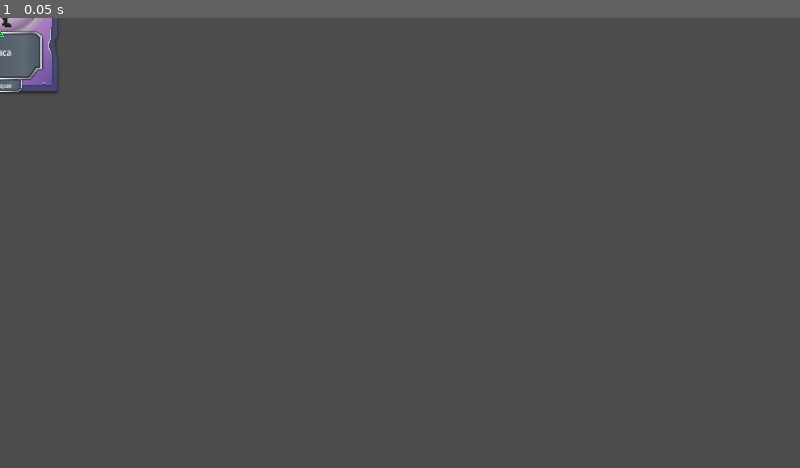
Above: before the commit, frame 1.
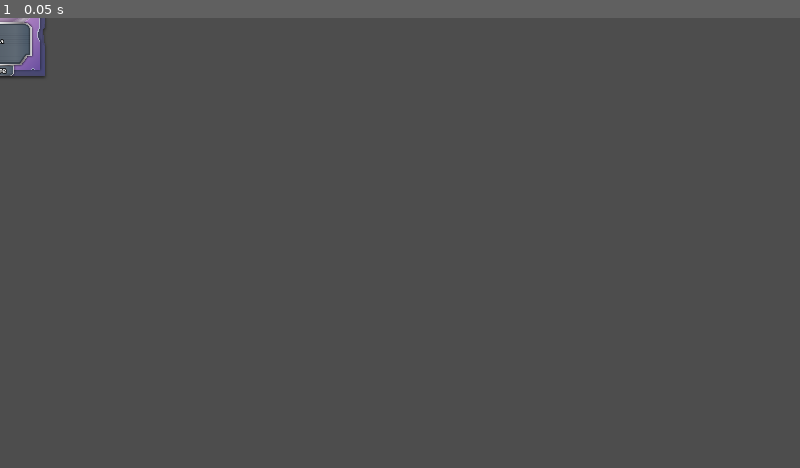
Above: after the commit, the same moment.

Repository: diemissonlima/card-adventure
Game: Godot game, scene res://scenes/cards/ataque_1.tscn
Same seed, same stepped clock (60 frames per second), same inputs: the game is played once before the commit and once after it. The project has no main scene, so this scene is started directly.
Inputs:
- Up to frame 1 (0.05 s): no input

The runs differ from the first frame. In frame 1, 0.9% of the frame differs, in the area x 0-8%, y 0-17%.

Commit message:
criado o deck base do player

Diff:
--- a/project.godot
+++ b/project.godot
@@ -10,7 +10,7 @@
 
 [application]
 
-config/name="New Game Project"
+config/name="CardAdventure"
 config/features=PackedStringArray("4.3", "GL Compatibility")
 config/icon="res://icon.svg"
 
@@ -20,5 +20,6 @@
 
 [rendering]
 
+textures/canvas_textures/default_texture_filter=0
 renderer/rendering_method="gl_compatibility"
 renderer/rendering_method.mobile="gl_compatibility"
--- a/scenes/cards/ataque_1.tscn
+++ b/scenes/cards/ataque_1.tscn
@@ -2,24 +2,32 @@
 
 [ext_resource type="PackedScene" uid="uid://bjekvwsvl0b1h" path="res://scenes/cards/card_base.tscn" id="1_b3av0"]
 [ext_resource type="Texture2D" uid="uid://biktkbg7nnsp5" path="res://assets/Card Sprites/Minion/Alternate (3).png" id="2_odeio"]
-[ext_resource type="Texture2D" uid="uid://wjj3dk433ne2" path="res://assets/1.png" id="3_6ueas"]
+[ext_resource type="Texture2D" uid="uid://br2f0nihrdnvf" path="res://assets/Card Sprites/images/sword1.png" id="3_c162c"]
 [ext_resource type="Texture2D" uid="uid://cnb511x6opq0" path="res://assets/Card Sprites/_Rarity/rarity (1).png" id="4_v8rol"]
 
 [node name="Ataque1" instance=ExtResource("1_b3av0")]
+custom_minimum_size = Vector2(180, 230)
 
 [node name="Background" parent="." index="0"]
+custom_minimum_size = Vector2(180, 230)
 texture = ExtResource("2_odeio")
 
 [node name="Cost" parent="Background/Cost" index="0"]
 text = "1"
 
-[node name="Sprite" parent="Background/CardBg" index="0"]
-texture = ExtResource("3_6ueas")
+[node name="Sprite" parent="Background" index="2"]
+offset_left = -79.0
+offset_top = -101.0
+offset_right = 73.0
+offset_bottom = 31.0
+texture = ExtResource("3_c162c")
 
 [node name="Name" parent="Background/BoxName" index="0"]
-text = "Golem"
-horizontal_alignment = 1
-vertical_alignment = 1
+offset_left = -26.0
+offset_top = -15.5
+offset_right = 30.0
+offset_bottom = 1.5
+text = "Sword"
 
 [node name="Type" parent="Background/Type" index="0"]
 text = "Ataque"
--- a/scenes/cards/ataque_2.tscn
+++ b/scenes/cards/ataque_2.tscn
@@ -2,7 +2,7 @@
 
 [ext_resource type="PackedScene" uid="uid://bjekvwsvl0b1h" path="res://scenes/cards/card_base.tscn" id="1_gk5e3"]
 [ext_resource type="Texture2D" uid="uid://biktkbg7nnsp5" path="res://assets/Card Sprites/Minion/Alternate (3).png" id="2_ge78t"]
-[ext_resource type="Texture2D" uid="uid://wjj3dk433ne2" path="res://assets/1.png" id="3_26jhx"]
+[ext_resource type="Texture2D" uid="uid://dum7t1y0br321" path="res://assets/Card Sprites/images/sword2.png" id="3_sm4oy"]
 [ext_resource type="Texture2D" uid="uid://cnb511x6opq0" path="res://assets/Card Sprites/_Rarity/rarity (1).png" id="4_jggya"]
 
 [node name="Ataque2" instance=ExtResource("1_gk5e3")]
@@ -13,11 +13,15 @@
 [node name="Cost" parent="Background/Cost" index="0"]
 text = "2"
 
-[node name="Sprite" parent="Background/CardBg" index="0"]
-texture = ExtResource("3_26jhx")
+[node name="Sprite" parent="Background" index="1"]
+texture = ExtResource("3_sm4oy")
 
 [node name="Name" parent="Background/BoxName" index="0"]
-text = "Golem"
+offset_left = -26.0
+offset_top = -15.5
+offset_right = 30.0
+offset_bottom = 1.5
+text = "Sword"
 
 [node name="Type" parent="Background/Type" index="0"]
 text = "Ataque"
--- /dev/null
+++ b/scenes/cards/card_base.gdshader
@@ -0,0 +1,12 @@
+shader_type canvas_item;
+
+void fragment() {
+    vec2 uv = UV - vec2(0.5); // centraliza o UV no centro
+    float dist = length(uv);
+
+    if (dist > 0.5) {
+        discard; // remove os pixels fora do círculo
+    }
+
+    COLOR = texture(TEXTURE, UV);
+}
--- a/scenes/cards/card_base.tscn
+++ b/scenes/cards/card_base.tscn
@@ -1,28 +1,44 @@
-[gd_scene load_steps=11 format=3 uid="uid://bjekvwsvl0b1h"]
+[gd_scene load_steps=14 format=3 uid="uid://bjekvwsvl0b1h"]
 
 [ext_resource type="Texture2D" uid="uid://r6w31d608bf3" path="res://assets/Card Sprites/Minion/minion (1).png" id="1_27dmq"]
 [ext_resource type="Texture2D" uid="uid://bt5eyb6ngcxic" path="res://assets/Card Sprites/Minion/minion (5).png" id="2_0ircm"]
 [ext_resource type="Texture2D" uid="uid://crj4co0h4s6wb" path="res://assets/Card Sprites/Minion/minion (7).png" id="2_ng1q8"]
+[ext_resource type="FontFile" uid="uid://cbvsmohw8mlwd" path="res://assets/font/njo_14.ttf" id="3_sev07"]
+[ext_resource type="Shader" path="res://scenes/cards/card_base.gdshader" id="4_gyndk"]
 [ext_resource type="Texture2D" uid="uid://cj57vys2hswus" path="res://assets/Card Sprites/Minion/minion (6).png" id="4_wkwiu"]
 [ext_resource type="Texture2D" uid="uid://csde01y82clmp" path="res://assets/Card Sprites/Minion/minion (2).png" id="5_lddxl"]
 [ext_resource type="Texture2D" uid="uid://boj36dh0anhjr" path="res://assets/Card Sprites/Minion/minion (3).png" id="6_2wc1b"]
 
 [sub_resource type="LabelSettings" id="LabelSettings_u6666"]
 line_spacing = 0.0
-font_size = 12
-
-[sub_resource type="LabelSettings" id="LabelSettings_uivak"]
-font_size = 10
+font = ExtResource("3_sev07")
+outline_size = 4
+outline_color = Color(0, 0, 0, 1)
+
+[sub_resource type="ShaderMaterial" id="ShaderMaterial_2r8ly"]
+shader = ExtResource("4_gyndk")
+
+[sub_resource type="LabelSettings" id="LabelSettings_darwe"]
+font = ExtResource("3_sev07")
+outline_size = 4
+outline_color = Color(0, 0, 0, 1)
 
 [sub_resource type="LabelSettings" id="LabelSettings_1iluj"]
 line_spacing = 0.0
-font_size = 10
+font = ExtResource("3_sev07")
+font_size = 12
+outline_size = 4
+outline_color = Color(0, 0, 0, 1)
 
 [sub_resource type="LabelSettings" id="LabelSettings_e2in4"]
 line_spacing = 0.0
+font = ExtResource("3_sev07")
 font_size = 12
+outline_size = 4
+outline_color = Color(0, 0, 0, 1)
 
 [node name="CardBase" type="Control"]
+custom_minimum_size = Vector2(180, 230)
 layout_mode = 3
 anchors_preset = 15
 anchor_right = 1.0
@@ -33,8 +49,10 @@
 offset_bottom = -533.0
 grow_horizontal = 2
 grow_vertical = 2
+scale = Vector2(0.9, 0.9)
 
 [node name="Background" type="TextureRect" parent="."]
+custom_minimum_size = Vector2(180, 230)
 layout_mode = 1
 anchors_preset = 15
 anchor_right = 1.0
@@ -59,14 +77,17 @@
 
 [node name="Cost" type="Label" parent="Background/Cost"]
 layout_mode = 1
-anchors_preset = 5
-anchor_left = 0.5
-anchor_right = 0.5
-offset_left = -20.0
-offset_top = 1.0
-offset_right = 20.0
-offset_bottom = 24.0
-grow_horizontal = 2
+anchors_preset = 8
+anchor_left = 0.5
+anchor_top = 0.5
+anchor_right = 0.5
+anchor_bottom = 0.5
+offset_left = -3.0
+offset_top = -18.5
+offset_right = 3.0
+offset_bottom = -1.5
+grow_horizontal = 2
+grow_vertical = 2
 label_settings = SubResource("LabelSettings_u6666")
 horizontal_alignment = 1
 vertical_alignment = 1
@@ -78,16 +99,17 @@
 anchor_top = 0.5
 anchor_right = 0.5
 anchor_bottom = 0.5
-offset_left = -73.0
-offset_top = -95.0
-offset_right = 72.0
-offset_bottom = 32.0
+offset_left = -79.0
+offset_top = -102.0
+offset_right = 80.0
+offset_bottom = 36.0
 grow_horizontal = 2
 grow_vertical = 2
 texture = ExtResource("2_0ircm")
 expand_mode = 1
 
-[node name="Sprite" type="TextureRect" parent="Background/CardBg"]
+[node name="Sprite" type="TextureRect" parent="Background"]
+material = SubResource("ShaderMaterial_2r8ly")
 custom_minimum_size = Vector2(80, 80)
 layout_mode = 1
 anchors_preset = 8
@@ -95,14 +117,13 @@
 anchor_top = 0.5
 anchor_right = 0.5
 anchor_bottom = 0.5
-offset_left = -67.5
-offset_top = -61.0
-offset_right = 67.5
-offset_bottom = 57.0
-grow_horizontal = 2
-grow_vertical = 2
-expand_mode = 1
-stretch_mode = 5
+offset_left = -77.0
+offset_top = -99.0
+offset_right = 75.0
+offset_bottom = 33.0
+grow_horizontal = 2
+grow_vertical = 2
+expand_mode = 1
 
 [node name="BoxName" type="TextureRect" parent="Background"]
 layout_mode = 0
@@ -120,12 +141,13 @@
 anchor_top = 0.5
 anchor_right = 0.5
 anchor_bottom = 0.5
-offset_left = -16.0
-offset_top = -14.0
-offset_right = 16.0
-grow_horizontal = 2
-grow_vertical = 2
-label_settings = SubResource("LabelSettings_uivak")
+offset_left = -24.0
+offset_top = -16.5
+offset_right = 28.0
+offset_bottom = 0.5
+grow_horizontal = 2
+grow_vertical = 2
+label_settings = SubResource("LabelSettings_darwe")
 horizontal_alignment = 1
 vertical_alignment = 1
 
@@ -136,9 +158,9 @@
 anchor_top = 1.0
 anchor_right = 0.5
 anchor_bottom = 1.0
-offset_left = -52.0
+offset_left = -58.0
 offset_top = -50.0
-offset_right = 51.0
+offset_right = 54.0
 offset_bottom = 13.0
 grow_horizontal = 2
 grow_vertical = 0
@@ -152,9 +174,9 @@
 anchor_top = 0.5
 anchor_right = 0.5
 anchor_bottom = 0.5
-offset_left = -17.0
+offset_left = -23.0
 offset_top = -7.0
-offset_right = 17.0
+offset_right = 23.0
 offset_bottom = 7.0
 grow_horizontal = 2
 grow_vertical = 2
--- a/scenes/cards/defesa_1.tscn
+++ b/scenes/cards/defesa_1.tscn
@@ -2,7 +2,7 @@
 
 [ext_resource type="PackedScene" uid="uid://bjekvwsvl0b1h" path="res://scenes/cards/card_base.tscn" id="1_vmf6x"]
 [ext_resource type="Texture2D" uid="uid://7srifpev2ue2" path="res://assets/Card Sprites/Minion/Alternate (2).png" id="2_5cci1"]
-[ext_resource type="Texture2D" uid="uid://wjj3dk433ne2" path="res://assets/1.png" id="3_l27c8"]
+[ext_resource type="Texture2D" uid="uid://b01ndeeun3a61" path="res://assets/Card Sprites/images/shield1.png" id="3_145ag"]
 [ext_resource type="Texture2D" uid="uid://cnb511x6opq0" path="res://assets/Card Sprites/_Rarity/rarity (1).png" id="4_jvdxq"]
 
 [node name="Defesa1" instance=ExtResource("1_vmf6x")]
@@ -13,11 +13,11 @@
 [node name="Cost" parent="Background/Cost" index="0"]
 text = "1"
 
-[node name="Sprite" parent="Background/CardBg" index="0"]
-texture = ExtResource("3_l27c8")
+[node name="Sprite" parent="Background" index="2"]
+texture = ExtResource("3_145ag")
 
 [node name="Name" parent="Background/BoxName" index="0"]
-text = "Golem"
+text = "Shield"
 
 [node name="Type" parent="Background/Type" index="0"]
 text = "Defesa"
--- /dev/null
+++ b/scenes/cards/teste.tscn
@@ -0,0 +1,5 @@
+[gd_scene load_steps=2 format=3 uid="uid://cw1auk6kv46af"]
+
+[ext_resource type="PackedScene" uid="uid://bjekvwsvl0b1h" path="res://scenes/cards/card_base.tscn" id="1_gsv0o"]
+
+[node name="TESTE" instance=ExtResource("1_gsv0o")]
--- a/scenes/cards/utilidade_1.tscn
+++ b/scenes/cards/utilidade_1.tscn
@@ -2,7 +2,7 @@
 
 [ext_resource type="PackedScene" uid="uid://bjekvwsvl0b1h" path="res://scenes/cards/card_base.tscn" id="1_i2uh1"]
 [ext_resource type="Texture2D" uid="uid://wqqma8eb720y" path="res://assets/Card Sprites/Minion/Alternate (1).png" id="2_d573p"]
-[ext_resource type="Texture2D" uid="uid://wjj3dk433ne2" path="res://assets/1.png" id="3_1t5bq"]
+[ext_resource type="Texture2D" uid="uid://byxalfwtbesqh" path="res://assets/Card Sprites/images/potionGreen.png" id="3_dk7qc"]
 [ext_resource type="Texture2D" uid="uid://cnb511x6opq0" path="res://assets/Card Sprites/_Rarity/rarity (1).png" id="4_v8480"]
 
 [node name="Utilidade1" instance=ExtResource("1_i2uh1")]
@@ -13,11 +13,11 @@
 [node name="Cost" parent="Background/Cost" index="0"]
 text = "1"
 
-[node name="Sprite" parent="Background/CardBg" index="0"]
-texture = ExtResource("3_1t5bq")
+[node name="Sprite" parent="Background" index="2"]
+texture = ExtResource("3_dk7qc")
 
 [node name="Name" parent="Background/BoxName" index="0"]
-text = "Golem"
+text = "Potion"
 
 [node name="Type" parent="Background/Type" index="0"]
 text = "Utilidade"
--- /dev/null
+++ b/scenes/enemies/base_enemy.tscn
@@ -0,0 +1,111 @@
+[gd_scene load_steps=10 format=3 uid="uid://b5iw5jg31baab"]
+
+[ext_resource type="Script" path="res://scripts/base_enemy.gd" id="1_ekd5x"]
+[ext_resource type="FontFile" uid="uid://cbvsmohw8mlwd" path="res://assets/font/njo_14.ttf" id="2_v7jh7"]
+[ext_resource type="Texture2D" uid="uid://j4nkhxvbodf4" path="res://assets/enemies/1/1.png" id="3_6tl23"]
+[ext_resource type="Texture2D" uid="uid://b5sw7tki2sa72" path="res://assets/enemies/1/2.png" id="4_3on6j"]
+[ext_resource type="Texture2D" uid="uid://d0rtrp4hpvo2d" path="res://assets/enemies/1/3.png" id="5_smeca"]
+[ext_resource type="Texture2D" uid="uid://u0qrberc2wwv" path="res://assets/enemies/1/4.png" id="6_cp3q1"]
+
+[sub_resource type="RectangleShape2D" id="RectangleShape2D_uy244"]
+
+[sub_resource type="CircleShape2D" id="CircleShape2D_5tayg"]
+radius = 70.0508
+
+[sub_resource type="SpriteFrames" id="SpriteFrames_87isi"]
+animations = [{
+"frames": [{
+"duration": 1.0,
+"texture": ExtResource("3_6tl23")
+}, {
+"duration": 1.0,
+"texture": ExtResource("4_3on6j")
+}, {
+"duration": 1.0,
+"texture": ExtResource("5_smeca")
+}, {
+"duration": 1.0,
+"texture": ExtResource("6_cp3q1")
+}],
+"loop": true,
+"name": &"idle",
+"speed": 5.0
+}]
+
+[node name="BaseEnemy" type="CharacterBody2D" groups=["enemy"]]
+scale = Vector2(1.5, 1.5)
+script = ExtResource("1_ekd5x")
+max_health = 50
+health = 50
+damage = 10
+
+[node name="Collision" type="CollisionShape2D" parent="."]
+visible = false
+shape = SubResource("RectangleShape2D_uy244")
+
+[node name="Area" type="Area2D" parent="."]
+
+[node name="Collision" type="CollisionShape2D" parent="Area"]
+shape = SubResource("CircleShape2D_5tayg")
+
+[node name="ProgressBar" type="ProgressBar" parent="."]
+anchors_preset = 8
+anchor_left = 0.5
+anchor_top = 0.5
+anchor_right = 0.5
+anchor_bottom = 0.5
+offset_left = -81.5
+offset_top = -85.5
+offset_right = 81.5
+offset_bottom = -58.5
+grow_horizontal = 2
+grow_vertical = 2
+theme_override_constants/outline_size = 5
+theme_override_fonts/font = ExtResource("2_v7jh7")
+theme_override_font_sizes/font_size = 16
+value = 75.0
+
+[node name="Animation" type="AnimatedSprite2D" parent="."]
+scale = Vector2(1.5, 1.5)
+sprite_frames = SubResource("SpriteFrames_87isi")
+animation = &"idle"
+autoplay = "idle"
+
+[node name="Modifiers" type="HBoxContainer" parent="."]
+visible = false
+offset_left = -81.3333
+offset_top = -114.0
+offset_right = 81.6667
+offset_bottom = -94.0
+theme_override_constants/separation = 10
+alignment = 1
+
+[node name="Modificador1" type="TextureRect" parent="Modifiers"]
+visible = false
+custom_minimum_size = Vector2(20, 20)
+layout_mode = 2
+expand_mode = 1
+
+[node name="Modificador2" type="TextureRect" parent="Modifiers"]
+visible = false
+custom_minimum_size = Vector2(20, 10)
+layout_mode = 2
+expand_mode = 1
+
+[node name="Modificador3" type="TextureRect" parent="Modifiers"]
+visible = false
+custom_minimum_size = Vector2(20, 10)
+layout_mode = 2
+expand_mode = 1
+
+[node name="Modificador4" type="TextureRect" parent="Modifiers"]
+visible = false
+custom_minimum_size = Vector2(20, 20)
+layout_mode = 2
+expand_mode = 1
+
+[node name="Modificador5" type="TextureRect" parent="Modifiers"]
+visible = false
+custom_minimum_size = Vector2(20, 20)
+layout_mode = 2
+expand_mode = 1
--- /dev/null
+++ b/scenes/enviroment/battlefield.tscn
@@ -0,0 +1,75 @@
+[gd_scene load_steps=5 format=3 uid="uid://cgsdisnwd5sk3"]
+
+[ext_resource type="Texture2D" uid="uid://b7p3osscw3jol" path="res://assets/Environment/17.png" id="1_xduve"]
+[ext_resource type="Script" path="res://scripts/battlefield.gd" id="1_yqoyk"]
+[ext_resource type="PackedScene" uid="uid://b5iw5jg31baab" path="res://scenes/enemies/base_enemy.tscn" id="2_jx5xc"]
+[ext_resource type="PackedScene" uid="uid://b82hcmn5etb15" path="res://scenes/cards/ataque_1.tscn" id="4_kcw1o"]
+
+[node name="Battlefield" type="Control"]
+layout_mode = 3
+anchors_preset = 15
+anchor_right = 1.0
+anchor_bottom = 1.0
+grow_horizontal = 2
+grow_vertical = 2
+mouse_filter = 2
+script = ExtResource("1_yqoyk")
+
+[node name="Background" type="TextureRect" parent="."]
+layout_mode = 1
+anchors_preset = 15
+anchor_right = 1.0
+anchor_bottom = 1.0
+grow_horizontal = 2
+grow_vertical = 2
+texture = ExtResource("1_xduve")
+
+[node name="Enemies" type="Node2D" parent="Background"]
+position = Vector2(0, -64)
+
+[node name="Enemy1" type="Marker2D" parent="Background/Enemies"]
+position = Vector2(576, 276)
+
+[node name="BaseEnemy" parent="Background/Enemies/Enemy1" instance=ExtResource("2_jx5xc")]
+
+[node name="Enemy2" type="Marker2D" parent="Background/Enemies"]
+position = Vector2(926, 351)
+
+[node name="BaseEnemy" parent="Background/Enemies/Enemy2" instance=ExtResource("2_jx5xc")]
+
+[node name="Enemy3" type="Marker2D" parent="Background/Enemies"]
+position = Vector2(226, 351)
+
+[node name="BaseEnemy" parent="Background/Enemies/Enemy3" instance=ExtResource("2_jx5xc")]
+
+[node name="PlayerHand" type="HBoxContainer" parent="."]
+custom_minimum_size = Vector2(450, 40)
+layout_mode = 1
+anchors_preset = 7
+anchor_left = 0.5
+anchor_top = 1.0
+anchor_right = 0.5
+anchor_bottom = 1.0
+offset_left = -430.0
+offset_top = -185.0
+offset_right = 430.0
+offset_bottom = 45.0
+grow_horizontal = 2
+grow_vertical = 0
+theme_override_constants/separation = -10
+alignment = 1
+
+[node name="Ataque1" parent="PlayerHand" instance=ExtResource("4_kcw1o")]
+layout_mode = 2
+
+[node name="Ataque2" parent="PlayerHand" instance=ExtResource("4_kcw1o")]
+layout_mode = 2
+
+[node name="Ataque3" parent="PlayerHand" instance=ExtResource("4_kcw1o")]
+layout_mode = 2
+
+[node name="Ataque4" parent="PlayerHand" instance=ExtResource("4_kcw1o")]
+layout_mode = 2
+
+[node name="Ataque5" parent="PlayerHand" instance=ExtResource("4_kcw1o")]
+layout_mode = 2
--- /dev/null
+++ b/scenes/enviroment/player.tscn
@@ -0,0 +1,14 @@
+[gd_scene load_steps=6 format=3 uid="uid://5wkrskl1xh3u"]
+
+[ext_resource type="Script" path="res://scripts/player.gd" id="1_674un"]
+[ext_resource type="PackedScene" uid="uid://b82hcmn5etb15" path="res://scenes/cards/ataque_1.tscn" id="2_wkywj"]
+[ext_resource type="PackedScene" uid="uid://bxw4qw086pg3x" path="res://scenes/cards/ataque_2.tscn" id="3_7iaf1"]
+[ext_resource type="PackedScene" uid="uid://085fq2oopgfn" path="res://scenes/cards/defesa_1.tscn" id="4_yh6xn"]
+[ext_resource type="PackedScene" uid="uid://d0kx5nbit6m0k" path="res://scenes/cards/utilidade_1.tscn" id="5_5mgol"]
+
+[node name="Player" type="Node2D"]
+script = ExtResource("1_674un")
+max_health = 150
+health = 150
+damage = 15
+deck_list = Array[PackedScene]([ExtResource("2_wkywj"), ExtResource("2_wkywj"), ExtResource("2_wkywj"), ExtResource("3_7iaf1"), ExtResource("4_yh6xn"), ExtResource("4_yh6xn"), ExtResource("4_yh6xn"), ExtResource("5_5mgol")])
--- /dev/null
+++ b/scripts/base_enemy.gd
@@ -0,0 +1,29 @@
+extends CharacterBody2D
+class_name BaseEnemy
+
+@export_category("Variaveis")
+@export var enemy_name: String
+@export var max_health: int
+@export var health: int
+@export var damage: int
+
+func _ready() -> void:
+	get_enemy_name()
+
+
+func take_damage(value: int) -> void:
+	health -= value
+	if health <= 0:
+		kill()
+
+
+func kill() -> void:
+	pass
+
+
+func get_enemy_name() -> void:
+	var name_list = [
+		"enemy 1", "enemy 2", "enemy 3", "enemy 4", "enemy 5", "enemy 6"
+	]
+	var index: int = randi() % name_list.size()
+	enemy_name = name_list[index]
--- /dev/null
+++ b/scripts/battlefield.gd
@@ -0,0 +1,26 @@
+extends Control
+class_name Battlefield
+
+var can_click: bool = false
+var target_enemy = null
+
+
+func _ready() -> void:
+	connect_enemy_signal()
+
+
+func connect_enemy_signal() -> void:
+	for enemy in get_tree().get_nodes_in_group("enemy"):
+		var area: Area2D = enemy.get_node("Area")
+		area.mouse_entered.connect(on_mouse_area_entered.bind(enemy))
+		area.mouse_exited.connect(on_mouse_exited)
+
+
+func on_mouse_area_entered(enemy) -> void:
+	can_click = true
+	target_enemy = enemy
+
+
+func on_mouse_exited() -> void:
+	can_click = false
+	target_enemy = null
--- /dev/null
+++ b/scripts/player.gd
@@ -0,0 +1,11 @@
+extends Node
+class_name Player
+
+@export_category("Variaveis")
+@export var max_health: int
+@export var health: int
+@export var damage: int
+
+@export_category("Variaveis Deck")
+@export var deck_list: Array[PackedScene]
+@export var hand_limit: int = 7
Binary file added: assets/Card Sprites/images/ShieldSmall2.png
Not shown, added: assets/Card Sprites/images/ShieldSmall2.png.import
Binary file added: assets/Card Sprites/images/armor1.png
Not shown, added: assets/Card Sprites/images/armor1.png.import
Binary file added: assets/Card Sprites/images/armor2.png
Not shown, added: assets/Card Sprites/images/armor2.png.import
Binary file added: assets/Card Sprites/images/axe1.png
Not shown, added: assets/Card Sprites/images/axe1.png.import
Binary file added: assets/Card Sprites/images/axe2.png
Not shown, added: assets/Card Sprites/images/axe2.png.import
Binary file added: assets/Card Sprites/images/axe3.png
Not shown, added: assets/Card Sprites/images/axe3.png.import
(and 102 more such lines)
